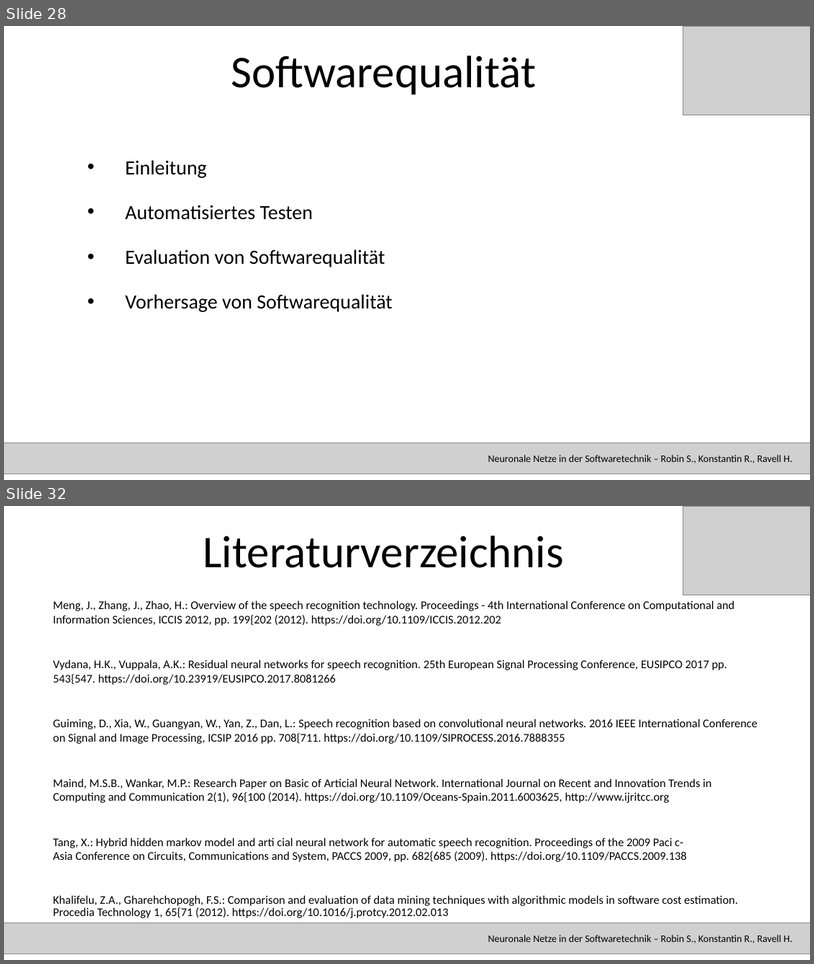
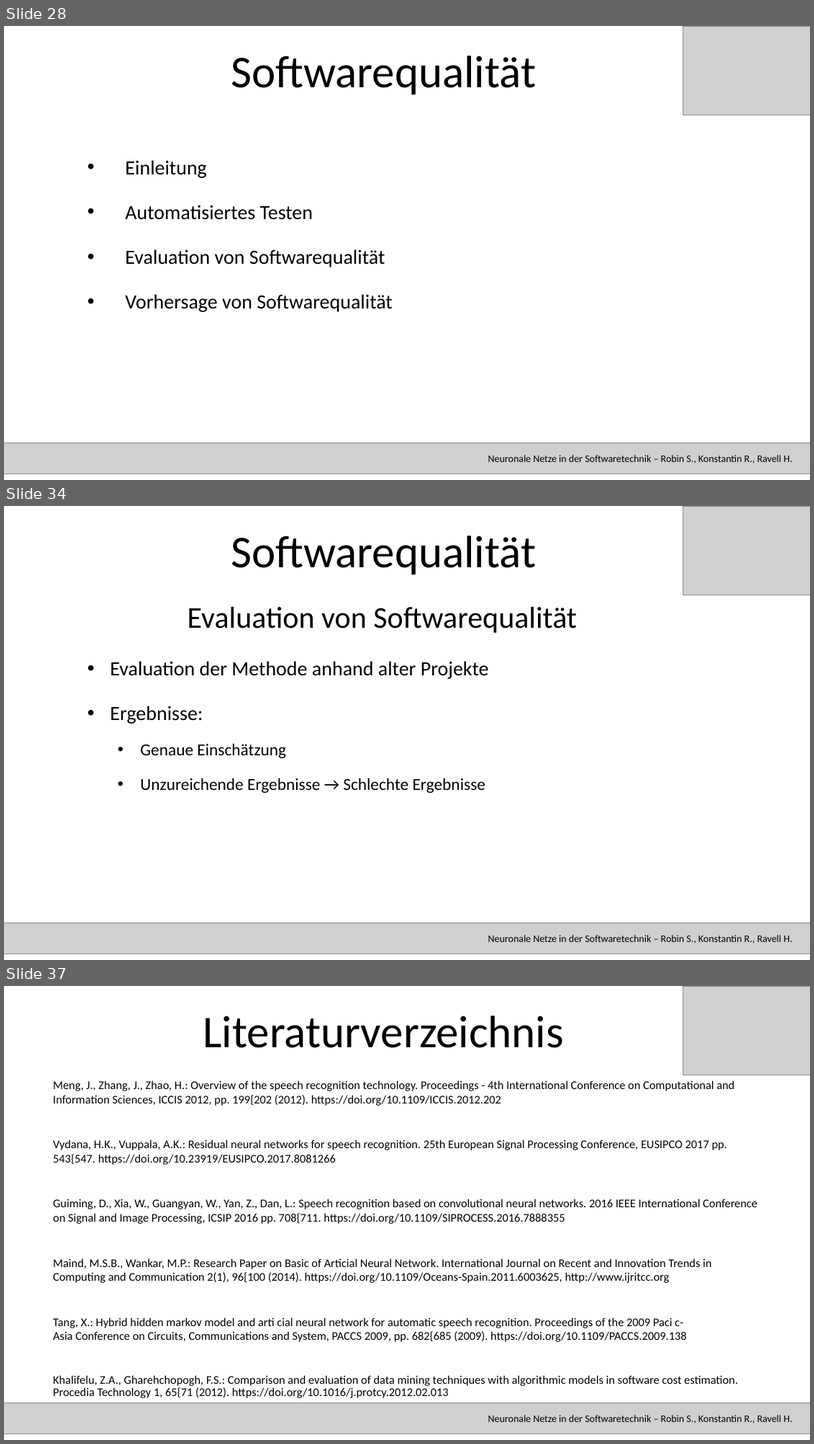
Before and after one commit to RavellHeerdegen/SATElite, a slide deck: SATPräsi.pptx. Shown one above the other, each under a label of ours: slides 28 and 32 before the commit, slides 28, 34 and 37 after it; the slides between them are not shown. The pictures are 814x964 and 814x1444 pixels, drawn with LibreOffice and Linux fonts; fonts in the diff are those of the drawing; grey boxes stand for pictures. Boxes give left, top, right and bottom in pixels: in the first picture for what was removed or moved away, otherwise in the second. Text is boxed around its words. In the diff, an @@ line names an element or a change of style, - is before the commit and + after.

```diff
--- a/SATPräsi.pptx
+++ b/SATPräsi.pptx
@@ slide 34 added at bbox=[4, 506, 810, 960], background #FFFFFF @@
@@ picture added at bbox=[684, 506, 810, 595] @@
@@ title added at bbox=[231, 536, 536, 574], 54 pt, text #000000 @@
+Softwarequalität
@@ text added at bbox=[188, 607, 577, 633], 36 pt, text #000000 @@
+Evaluation von Softwarequalität
@@ text added at bbox=[110, 661, 489, 793], 20 pt, text #000000 @@
+• Evaluation der Methode anhand alter Projekte
+• Ergebnisse:
+  • Genaue Einschätzung
+  • Unzureichende Ergebnisse → Schlechte Ergebnisse
@@ picture added at bbox=[4, 922, 810, 954] @@
@@ text added at bbox=[489, 934, 792, 943], 12 pt, text #000000 @@
+Neuronale Netze in der Softwaretechnik – Robin S., Konstantin R., Ravell H.
@@ what was slide 32 is now slide 37 @@
```
Also in this commit, not shown: 3 slides changed, 4 other slides added, 1 other file.
